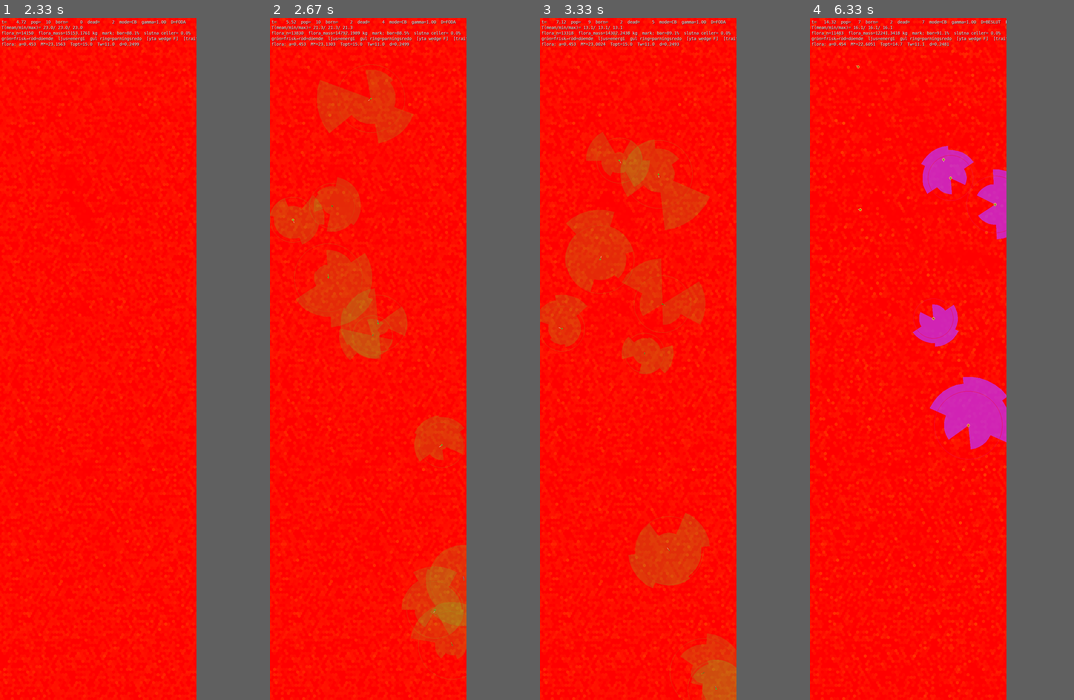
Above: before the commit, frames 1-4 (left to right).
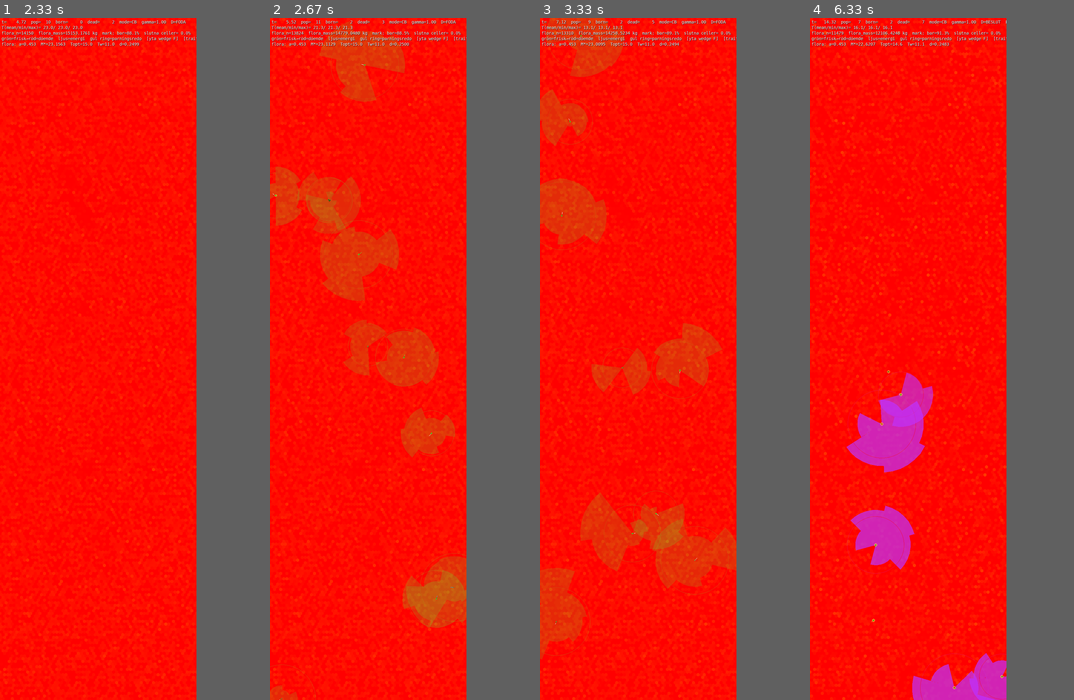
Above: after the commit, the same moments.

Repository: JoakimStorck/nep-process
Game: pygame game, started from nep_gui_launcher.py
Two runs of this game, one before a commit and one after it. Both use one fixed random seed, a clock stepped at 60 frames per second and the inputs below.
Inputs (mouse positions are in pixels of both pictures, inside the frame that each line leads up to):
- Up to frame 1 (2.33 s): click "START" at 0.38 s; hold D 0.67-1.13 s; move the mouse to (145, 461) at 0.7 s; hold W 1.17-1.47 s; move the mouse to (166, 440) at 1.2 s; tap Space at 1.23, 1.57, 1.87, 2.07 s; hold D 1.5-1.97 s; move the mouse to (26, 372) at 1.53 s; hold A from 2 s (still down); move the mouse to (60, 113) at 2.03 s; tap 1 at 2.15 s
- Up to frame 2 (2.67 s): tap Space at 2.37, 2.63 s; release A at 2.53 s; hold A from 2.57 s (still down); move the mouse to (420, 365) at 2.6 s
- Up to frame 3 (3.33 s): tap Space at 2.93, 3.07 s; release A at 2.97 s; hold W from 3 s (still down); move the mouse to (661, 338) at 3.03 s
- Up to frame 4 (6.33 s): release W at 3.37 s; hold D 3.4-4.03 s; move the mouse to (981, 536) at 3.43 s; tap Space at 3.47, 3.77, 4.13, 4.43, 4.63, 4.93, 5.13, 5.47, 5.77, 5.97, 6.27 s; tap 1 at 3.55, 5.22 s; hold A 4.07-4.53 s; move the mouse to (868, 249) at 4.1 s; hold D 4.57-5.03 s; move the mouse to (894, 536) at 4.6 s; hold W 5.07-5.37 s; move the mouse to (960, 99) at 5.1 s; hold D 5.4-5.87 s; move the mouse to (902, 604) at 5.43 s; hold A from 5.9 s (still down); move the mouse to (926, 502) at 5.93 s

Frame 1 is identical in both runs. In frame 2, 13% of the frame differs, in the area x 0-75%, y 0-100%; in frame 3, 19%; in frame 4, 11%.

Commit message:
0218: laktation
Mätningens första mekanism. Modern överför mjölk varje tick inom en
liten radie, ungen bärs av henne tills den är avvand, och avvänjningen
är massbaserad. Mjölken har förbestämd sammansättning efter kaninmjölk
(40 % protein, 45 % fett, 15 % laktos av torrsubstansen; 7,9 MJ per kg
färsk) och bär därmed både energi och protein. Modern betalar ur reserv
och kvävepool plus syntesarbete, högst 2 × basal, aldrig under 10 % av
reservtaket, och bär ungens massa i M_carry.

Två mätningar styrde formen: utan bärande skedde bara 14 % av de diande
tickarna inom radien (modern rör sig 5,0 cellbredder per tick, ungen
0,93) mot 92 % med; och med tidsbaserad avvänjning vid 0,15·A_mature
avvandes ungen vid ~5 % av vuxenmassan och dog vid 4–6 månader, så
kriteriet är nu 25 % av vuxenmassan med tidsspärr.

Utfall, tre frön mot 0217: ungarna växer 6–9 gånger medan de dias, men
rekryteringen vänder inte. Djurmånader 760/1467/699 mot 885/2646/852 i
f6-256 och 515/434/385 mot 915/460/415 i liten6; vuxendödligheten
oförändrad (240 mot 240). Mekanismen fungerar, men mödrarnas kostnad
tar ut ungarnas vinst.

Nästa ledtråd, ny rad i kön: ungarnas fart är en tiondel av de vuxnas
vid åtta gångers masskillnad, mot verklighetens M^0,2, och deras intag
kollapsar till noll i utbetad omgivning.

Co-Authored-By: Claude Opus 5 <noreply@anthropic.com>

Diff:
--- a/agent.py
+++ b/agent.py
@@ -29,6 +29,7 @@
     retention_time_h,
     fermented_fraction,
     LEAN_DM_FRAC,
+    WEAN_MASS_FRAC,
     GLYCOGEN_WATER_PER_KG,
     ADIPOSE_LIPID_FRAC,
     FETUS_DM_FRAC,
@@ -1723,6 +1724,7 @@
         T_env: float = 0.0,
         submersion: float = 0.0,
         age_s: float = 0.0,
+        carried_kg: float = 0.0,
     ) -> None:
         """
         Hazard removed.
@@ -1988,6 +1990,8 @@
         M_carry = self.M_wet()
         if bool(self.gestating):
             M_carry += _gest_burden * max(0.0, self.M_fetus_wet())
+        # Diande ungar bärs och belastar som all annan massa (0218).
+        M_carry += max(0.0, float(carried_kg))
 
         M_eff = max(1e-9, M_carry)
         metab = float(pheno.metabolism_scale)
@@ -3128,6 +3132,23 @@
     obs_trace: np.ndarray = field(init=False)
 
     birth_t: float = 0.0
+    # Laktationen (0218): moderns id och när ungen är avvand. `mother_id` = -1
+    # betyder ingen mor — startdjur och avvanda ungar.
+    mother_id: int = -1
+    wean_t: float = -1.0
+
+    def dias(self, t: float) -> bool:
+        """
+        Dias ungen just nu? Massan avgör, tiden är en spärr (0218).
+
+        Modern avvänjer när ungen är stor nog att försörja sig själv,
+        `WEAN_MASS_FRAC` av sin vuxenmassa. Tidstaket hindrar att ett par som
+        aldrig når dit diar i evighet.
+        """
+        if int(self.mother_id) < 0 or float(self.wean_t) <= float(t):
+            return False
+        mal = float(getattr(self.pheno, "M_target", 0.0)) * LEAN_DM_FRAC
+        return float(self.body.M) < WEAN_MASS_FRAC * mal
     pheno: Phenotype = field(init=False)
 
     last_speed: float = 0.0
--- a/phenotype.py
+++ b/phenotype.py
@@ -741,6 +741,36 @@
 # ~1–2 % av kroppsproteinet som fri pool.
 N_POOL_CAP_FRAC = 0.02
 
+# --- Laktationen ----------------------------------------------------------
+# Mjölkens sammansättning är förbestämd och satt efter kaninmjölk, som är den
+# koncentrerade typ ett litet däggdjur har: ~30 % torrsubstans, och av den
+# 40 % protein, 45 % fett och 15 % laktos. Det ger 26,4 MJ per kg torrsubstans
+# och ~7,9 MJ per kg färsk mjölk, vilket är kaninens uppmätta ~8.
+MILK_DM_PROTEIN = 0.40
+MILK_DM_FAT = 0.45
+MILK_DM_CARB = 0.15
+# Verkningsgrad från moderns reserv till mjölk (ARC: kl ≈ 0,6–0,7).
+MILK_EFF = 0.65
+# Mjölkens energiutbyte som mest, i gånger moderns basalmetabolism. Laktationen
+# är den dyraste fasen hos ett litet däggdjur: 2–4 × basal på toppen.
+MILK_MAX_X_BASAL = 2.0
+# Honan mjölkar inte under den här andelen av sitt reservtak: modern töms inte
+# på sin sista buffert för kullens skull.
+MILK_MOTHER_FLOOR = 0.10
+# **Avvänjningen är massbaserad.** Uppmätt med ett rent tidskriterium
+# (0,15 · `A_mature`) avvandes ungen vid ~5 % av vuxenmassan och svalt sedan
+# ihjäl: ett så litet djur sveper för liten yta för att försörja sig, och dog
+# vid 4–6 månaders ålder med tom reserv. Verklig avvänjningsvikt hos
+# smådäggdjur är 20–40 % av vuxenvikten, och modern avvänjer när ungen klarar
+# sig själv — inte när klockan går ut. Tidstaket finns kvar som spärr, så att
+# ett par som aldrig når massan inte diar i evighet.
+WEAN_MASS_FRAC = 0.25
+WEAN_FRAC_OF_A_MATURE = 0.60
+# Mjölkradien i cellbredder. Ungen måste hålla sig hos modern under början av
+# sitt liv; kommer den utanför upphör mjölken.
+MILK_RADIUS_CELLS = 1.0
+
+
 # --- Födans sammansättning och matsmältning (steg 2) ----------------------
 # Se docs/sammansattning-och-vatten.md. Växtens torrsubstans delas i labilt,
 # jäsbar fiber (cellulosa och hemicellulosa) och lignin.
@@ -767,6 +797,19 @@
 RETENTION_REF_KG = 2.0
 
 
+def milk_energy_per_kg_dm() -> float:
+    """Metaboliserbar energi per kg mjölktorrsubstans."""
+    return (MILK_DM_PROTEIN * E_PROTEIN_J_PER_KG
+            + MILK_DM_FAT * E_LIPID_J_PER_KG
+            + MILK_DM_CARB * E_GLYCOGEN_J_PER_KG)
+
+
+def milk_reserve_energy_per_kg_dm() -> float:
+    """Den del av mjölkens energi som hamnar i ungens reserv (fett och laktos)."""
+    return (MILK_DM_FAT * E_LIPID_J_PER_KG
+            + MILK_DM_CARB * E_GLYCOGEN_J_PER_KG)
+
+
 def lignin_fraction(structure: float) -> float:
     """Ligninets andel av torrsubstansen, härledd ur strukturandelen."""
     s = min(1.0, max(0.0, float(structure)))
--- a/population.py
+++ b/population.py
@@ -23,6 +23,18 @@
     _T_SOC,
     LEAN_DM_FRAC,
     N_PER_KG_PROTEIN,
+    MILK_DM_PROTEIN,
+    MILK_DM_FAT,
+    MILK_DM_CARB,
+    MILK_EFF,
+    MILK_MAX_X_BASAL,
+    MILK_MOTHER_FLOOR,
+    MILK_RADIUS_CELLS,
+    WEAN_FRAC_OF_A_MATURE,
+    E_LIPID_J_PER_KG,
+    E_GLYCOGEN_J_PER_KG,
+    milk_energy_per_kg_dm,
+    milk_reserve_energy_per_kg_dm,
     derive_pheno,
     flora_adult_mass,
     dispersal_scale,
@@ -335,9 +347,12 @@
 #   E_death             reserven som lämnar beståndet vid döden (till kadavret)
 # `E_unaccounted` är förändringen minus posternas summa och ska vara noll på
 # avrundning när; allt annat är en väg som inte bokförs.
+#   E_milk_mor          moderns reserv, mjölken och dess syntesarbete
+#   E_milk_unge         ungens reserv, mjölkens fett och laktos
 _EFL_POSTS = (
     "E_step_store", "E_step_store_dying", "E_mating", "E_birth_parent",
     "E_newborn", "E_attack", "E_founders", "E_death",
+    "E_milk_mor", "E_milk_unge",
 )
 
 
@@ -458,6 +473,8 @@
         # Här summeras varje tick, och reservens förändringar utanför
         # `Body.step` bokförs som egna poster, så att populationens energi
         # kan stängas: se `_emit_population`.
+        # Diande ungars massa per mor, för bördan i `M_carry` (0218).
+        self._diande_per_mor: dict[int, float] = {}
         self._efl: dict[str, float] = {}
         self._efl_ticks = 0
         self._efl_E_prev = 0.0
@@ -1615,6 +1632,11 @@
                 break
             ungar.append(child)
             self._efl_add("E_newborn", float(child.body.E_total()))
+            # Laktationen: ungen dias tills den är avvand, och avvänjningen
+            # härleds ur moderns mognadsålder (0218).
+            child.mother_id = int(getattr(parent, "id", -1))
+            child.wean_t = float(ctx.t) + WEAN_FRAC_OF_A_MATURE * float(
+                getattr(parent.pheno, "A_mature", 1.0))
 
             # Fostret bars med moderns askandel. Vid födseln får barnet sin
             # egen, och kvävet per kilo ändras därmed (0216). Mellanskillnaden
@@ -4349,11 +4371,23 @@
         body_inputs = []
         body_slots: list[int] = []
 
+        # Diande ungar bärs av modern (0218). Uppmätt utan detta: modern rör
+        # sig 5,0 cellbredder per tick och ungen 0,93, så ungen hamnar utanför
+        # mjölkradien inom ett par tick — bara 14 procent av de diande tickarna
+        # skedde inom radien. Ett litet däggdjur håller inte jämna steg med sin
+        # mor; det bärs eller ligger i ett bo hon återvänder till. Här bärs
+        # det, och hon betalar med dess massa i `M_carry`.
+        _mor = {int(a.id): a for a in self.agents if a.body.alive}
+
         for i, (a, plan) in enumerate(plans):
             if not a.body.alive:
                 continue
 
             body_in = a.execute_action_plan(self.world, ctx, plan)
+            if a.dias(float(ctx.t)):
+                m = _mor.get(int(a.mother_id))
+                if m is not None and m is not a:
+                    a.x, a.y = float(m.x), float(m.y)
             self._write_spatial_to_store(a.store_slot, a.x, a.y)
 
             body_inputs.append((a, body_in))
@@ -4387,6 +4421,18 @@
             self.world.add_nutrient(int(self.grid.cell_of(float(a.x), float(a.y))), out_n)
         b.out_nutrient_kg = 0.0
 
+    def _uppdatera_diande(self, ctx: "StepCtx") -> None:
+        """Summera de diande ungarnas våta massa per mor, för `M_carry`."""
+        t = float(ctx.t)
+        d: dict[int, float] = {}
+        for a in self.agents:
+            if not a.body.alive:
+                continue
+            if not a.dias(t):
+                continue
+            d[int(a.mother_id)] = d.get(int(a.mother_id), 0.0) + a.body.M_wet()
+        self._diande_per_mor = d
+
     def _step_body_system(
         self,
         ctx: "StepCtx",
@@ -4410,6 +4456,11 @@
             slot = int(body_slots[i])
             age_s = float(self.store.age[slot]) if slot >= 0 else 0.0
             _E_pre = float(a.body.E_total())
+            # Modern bär sina diande ungar: deras våta massa belastar hennes
+            # basal, värmeledning och rörelse som all annan massa (0218).
+            buren = 0.0
+            if self._diande_per_mor:
+                buren = float(self._diande_per_mor.get(int(a.id), 0.0))
 
             a.body.step(
                 ctx,
@@ -4430,6 +4481,7 @@
                 T_env=body_in.Tloc,
                 submersion=a._water_factor(),
                 age_s=age_s,
+                carried_kg=buren,
             )
 
             self._flush_body_outputs(a)
@@ -4562,6 +4614,86 @@
                 prey.body.alive = False
                 self._write_alive_to_store(prey.store_slot, False)
 
+
+    def _step_lactation(self, ctx: "StepCtx") -> None:
+        """
+        Modern mjölkar sina ungar (0218).
+
+        **Varför en överföring per tick och inte en gåva vid födseln.** Ungens
+        reservtak är `reserve_cap · mager våt massa`, och en unge på fyrtio
+        gram kan inte bära veckors energi — det är därför laktation finns.
+        Mätningen efter 0217 visade vad följden blev utan den: nyfödda tappade
+        1,9 % av kroppsmassan per tick och dog på tio tick, eftersom den
+        obligatoriska kväveförlusten måste tas ur den egna vävnaden.
+
+        **Mjölken bär både energi och protein.** Det andra är det som
+        mätningen pekade ut: ungen föds med tom kvävepool.
+
+        **Radien är liten.** Kommer ungen utanför får den ingen mjölk, vilket
+        ger ett verkligt selektionstryck på att hålla ihop — flockdriften
+        finns redan som bärare. Dör modern upphör mjölken.
+
+        Modern betalar materialet och syntesarbetet ur sin reserv och sin
+        kvävepool, och mjölkar inte under `MILK_MOTHER_FLOOR` av sitt
+        reservtak: kullen får inte tömma hennes sista buffert.
+        """
+        t = float(ctx.t)
+        dt = float(ctx.dt)
+        ungar = [a for a in self.agents if a.body.alive and a.dias(t)]
+        if not ungar:
+            return
+        levande = {int(a.id): a for a in self.agents if a.body.alive}
+
+        E_dm = milk_energy_per_kg_dm()
+        E_res_dm = milk_reserve_energy_per_kg_dm()
+        # Moderns kostnad per kilo mjölktorrsubstans: fettets och laktosens
+        # energi plus syntesarbetet på hela mjölken. Proteinet tas ur hennes
+        # kvävepool och räknas därför inte här.
+        kostnad_dm = E_res_dm + E_dm * (1.0 / MILK_EFF - 1.0)
+        k_basal = float(self.AP.k_basal)
+
+        for ung in ungar:
+            mor = levande.get(int(ung.mother_id))
+            if mor is None or mor is ung:
+                continue
+            _, _, dist = ung._torus_delta_to(mor)
+            if dist > MILK_RADIUS_CELLS:
+                continue
+
+            b = mor.body
+            u = ung.body
+            P_basal = k_basal * (b.M_wet() ** 0.75)
+            spar = max(0.0, b.E_total() - MILK_MOTHER_FLOOR * b.E_cap())
+            m = min(
+                MILK_MAX_X_BASAL * P_basal * dt / E_dm,   # hennes takt
+                spar / max(1e-30, kostnad_dm),            # hennes reserv
+                float(b.N_pool) / MILK_DM_PROTEIN,        # hennes kväve
+                max(0.0, u.E_cap() - u.E_total()) / max(1e-30, E_res_dm),
+                max(0.0, u.N_pool_cap() - float(u.N_pool)) / MILK_DM_PROTEIN,
+            )
+            if m <= 1e-15:
+                continue
+
+            _E_mor_pre = float(b.E_total())
+            betalt = float(b.take_energy(m * kostnad_dm, dt=dt, strypt=False))
+            if kostnad_dm > 0.0:
+                m = min(m, betalt / kostnad_dm)
+            if m <= 1e-15:
+                continue
+            b.N_pool = max(0.0, float(b.N_pool) - m * MILK_DM_PROTEIN)
+
+            _E_ung_pre = float(u.E_total())
+            u.N_pool = float(u.N_pool) + m * MILK_DM_PROTEIN
+            u.M_slow = float(u.M_slow) + m * MILK_DM_FAT
+            u.M_fast = float(u.M_fast) + m * MILK_DM_CARB
+
+            self._efl_add("E_milk_mor", float(b.E_total()) - _E_mor_pre)
+            self._efl_add("E_milk_unge", float(u.E_total()) - _E_ung_pre)
+
+            if int(getattr(mor, "store_slot", -1)) >= 0:
+                self._write_body_surface_to_store(int(mor.store_slot), mor)
+            if int(getattr(ung, "store_slot", -1)) >= 0:
+                self._write_body_surface_to_store(int(ung.store_slot), ung)
 
     def _step_deaths(self) -> int:
         """
@@ -4818,6 +4950,7 @@
                      if float(self.PP.fauna_spawn_radius) > 0.0 else " jämnt utspridda"))
         self._tick += 1
 
+        self._uppdatera_diande(ctx)
         dM_growth_flora, flora_established, flora_dispersed_mass = self._step_world_and_flora()
 
         self._step_metabolism_system(ctx)
@@ -4829,6 +4962,7 @@
 
         deaths = self._step_deaths()
         births = self._step_births(ctx)
+        self._step_lactation(ctx)
 
         self._births_total += births
         self._deaths_total += deaths
Not shown, changed: TODO.md
